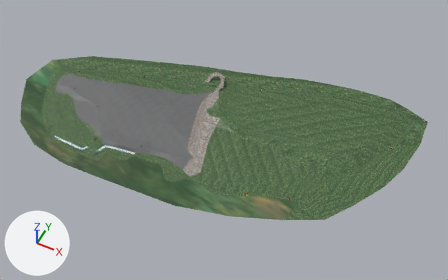
One commit to the Blender file LMTrack.blend: the scene before it, then after it.
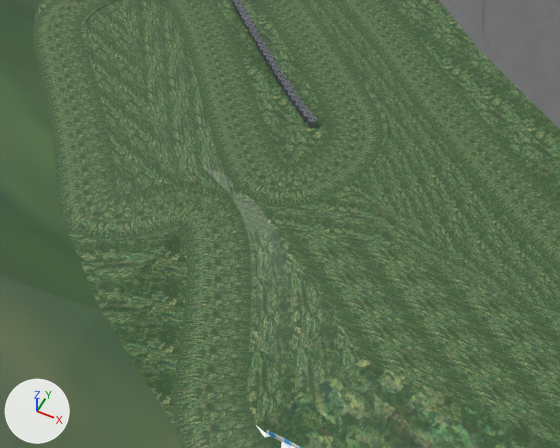
There are two pictures of each version: one whole from a camera (50 mm lens) standing at (831.3, -948.2, 1405.1) and looking at (255.5, 203.3, -34.3), one close up from a camera (50 mm lens) standing at (-174.9, -89.1, 112.3) and looking at (-215.9, -7.1, 9.7). Lighting does not change. The marker at lower left points along +X, +Y and +Z.

Names of what the first close-up shows: 'Bugatti', 'Chemin-aux-boeufs', 'Main', 'Tires_Bugatti'.
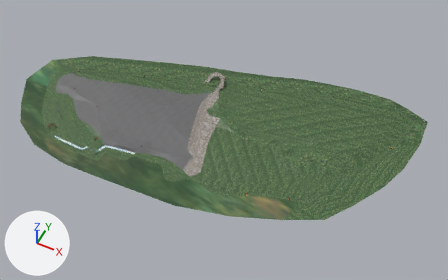
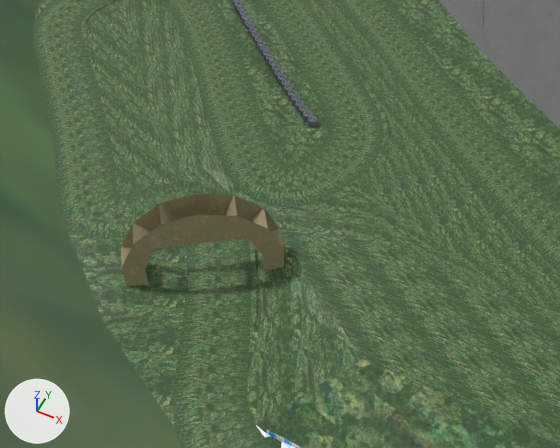
Commit message: GnuTire built

The edits, one by one:
Picture 'sand.png' (img_sand_png) is new.
Material 'sand.png' (mat_sand_png) is new.
Its texture is img_sand_png.
me_plane has 2509 vertices, 3284 faces and spans x -436.0..806.0, y -119.0..568.0, z -2.0..18.0.
me_plane is used by ob_main; location (0.0, 0.0, 0.0).
Part 1, on me_plane:
Vertex 1517 of me_plane moves from (-211.0, -13.0, 0.0) to (-211.0, -13.0, -1.0).
Vertex 1518 of me_plane moves from (-220.0, -1.0, 0.0) to (-220.0, -1.0, -1.0).
Vertex 2372 of me_plane moves from (-238.0, -33.0, 2.0) to (-238.0, -33.0, -2.0).
Mesh me_cylinder_064 is new.
It has 40 vertices, 25 faces, 4 loose edges and spans x -14.6..14.6, y -2.7..14.7, z -2.5..2.5.
It uses material mat_sand_png (picture img_sand_png).
Object 'GnuTires' (ob_gnutires) is new; it shows me_cylinder_064.
Its location is (-228.2, -13.9, 0.9).
Its rotation in degrees is (90, 0, 35).

Location of each change, (x1, y1, x2, y2) in pixels of the close-ups (560 x 448 px; the box of a moved part takes in the faces that stretch with it):
'GnuTires', added (yellow): after (121, 193, 284, 286)
part 1 of me_plane, moved or reshaped: before (0, 195, 363, 448); after (0, 217, 363, 448)
